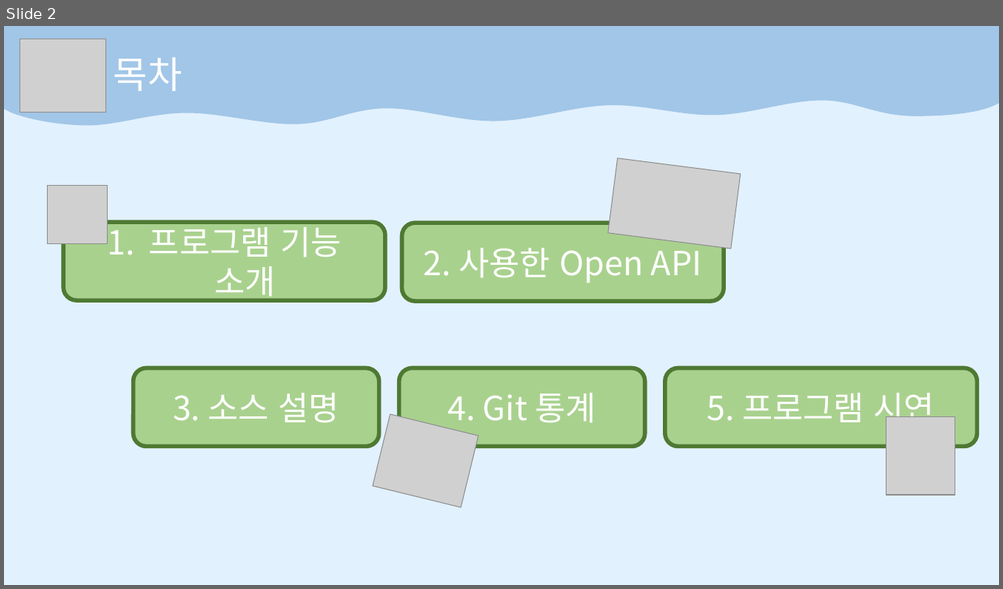
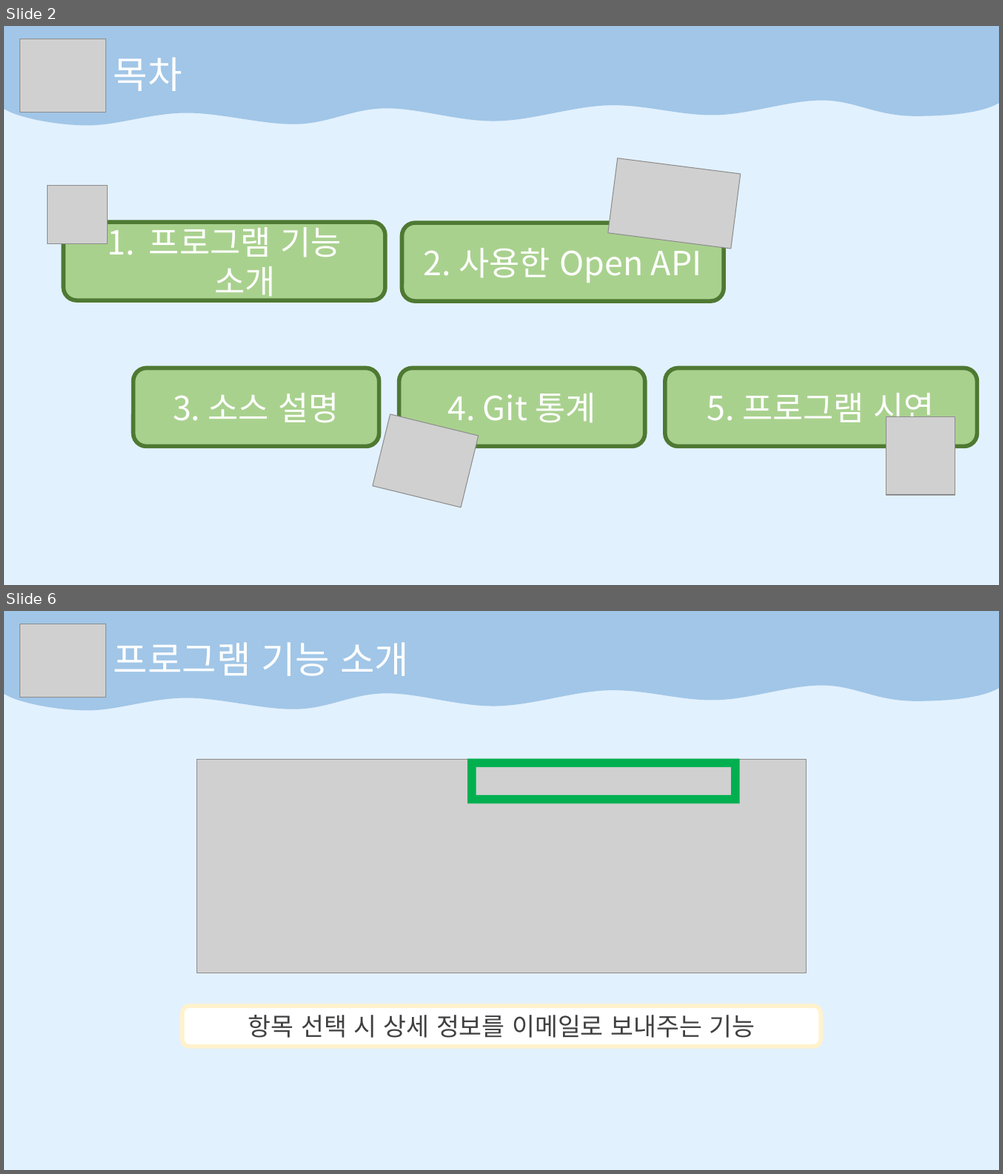
Before and after one commit to HongMyengJin/scriptlang, a slide deck: TermProject/Term최종발표.pptx. Shown one above the other, each under a label of ours: slide 2 before the commit, slides 2 and 6 after it; the slides between them are not shown. The pictures are 1003x589 and 1003x1174 pixels, drawn with LibreOffice and Linux fonts; fonts in the diff are those of the drawing; grey boxes stand for pictures. Boxes give left, top, right and bottom in pixels: in the first picture for what was removed or moved away, otherwise in the second. Text is boxed around its words. In the diff, an @@ line names an element or a change of style, - is before the commit and + after.

```diff
--- a/TermProject/Term최종발표.pptx
+++ b/TermProject/Term최종발표.pptx
@@ slide 6 added at bbox=[4, 611, 999, 1170], background #E2F1FE @@
@@ freeform shape added at bbox=[4, 611, 999, 710], fill #A1C6E7 @@
@@ picture added at bbox=[20, 624, 106, 697] @@
@@ text added at bbox=[114, 642, 409, 676], 36 pt, text #FFFFFF @@
+프로그램 기능 소개
@@ picture added at bbox=[197, 760, 806, 974] @@
@@ frame added at bbox=[467, 759, 740, 803], fill #00B050 @@
@@ rounded rectangle added at bbox=[182, 1006, 821, 1047], fill #FFFFFF, outline #FFF2CC 4 pt, 24 pt, text #404040 @@
+항목 선택 시 상세 정보를 이메일로 보내주는 기능
```
Also in this commit, not shown: 5 slides changed, 6 other slides added, 1 slide removed, 52 other files.
